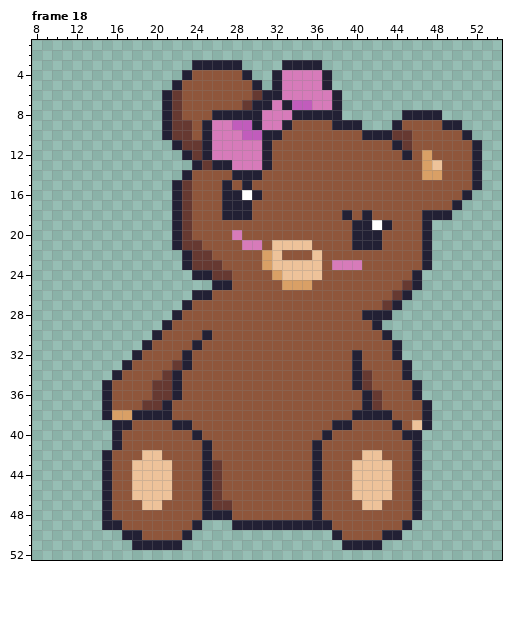
Pixel-art file, stored at aseprite_files/teddybear_girl.ase. The picture above was drawn from the file before the commit.
64x64 pixels, 32 frames. Shown: frame 18: x 8..54, y 1..52. The commit also changed other frames, which this record leaves out.
The same view after the edit:
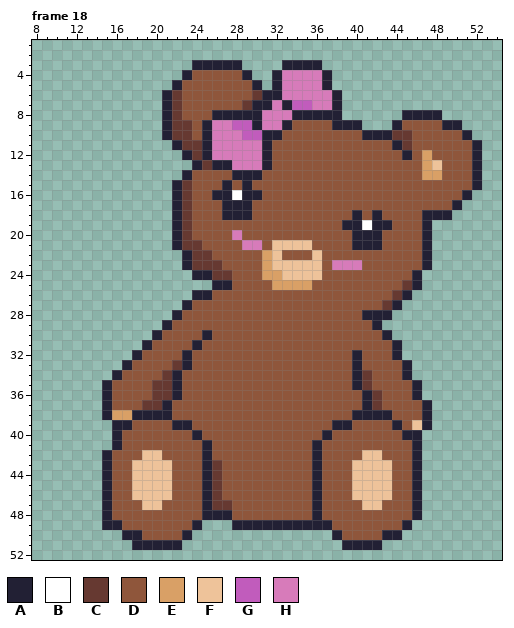
Palette (. is transparent): A #222034  B #ffffff  C #663931  D #8f563b  E #d9a066  F #eec39a  G #c15cbc  H #d77bba
Message: fixed up eyes for teddybears
Change:
--- frame 18, layer "Head"
@@ x 24..44 @@
 15 DDDADADDDDDDDDDDDDDDD
-16 DDDAABADDDDDDDDDDDDDD
+16 DDAABAADDDDDDDDDDDDDD
 17 DDDAAADDDDDDDDDDDDDDD
-18 DDDAAADDDDDDDDDADADDD
-19 DDDDDDDDDDDDDDDDAABAD
+18 DDDAAADDDDDDDDDDADADD
+19 DDDDDDDDDDDDDDDAABAAD
 20 DDDDHDDDDDDDDDDDAAADD
@@ x 29..34 @@
 23 DDEFFF
-24 DDDEFF
-25 DDDDEE
+24 DDEEFF
+25 DDDEEE
 26 DDDDDD
